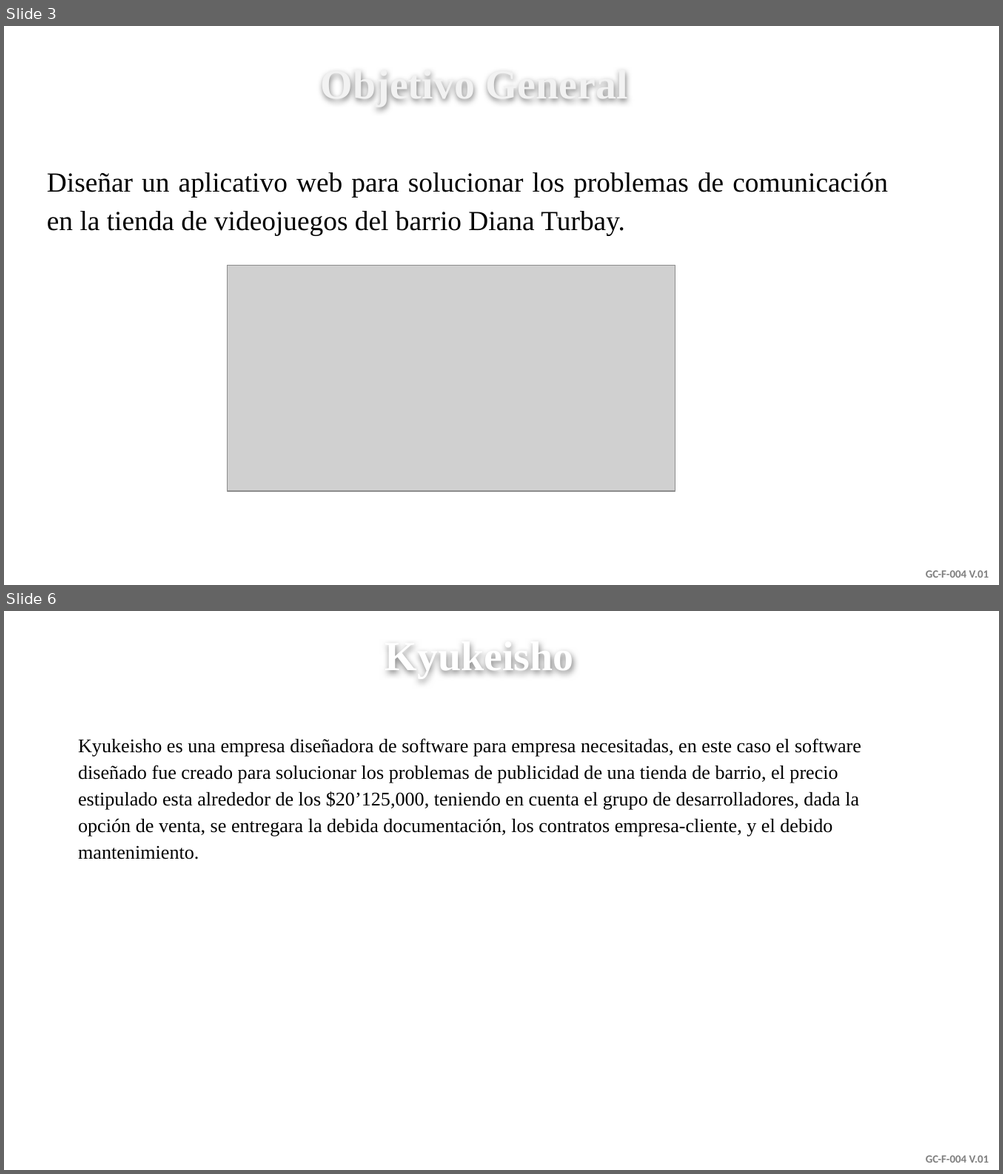
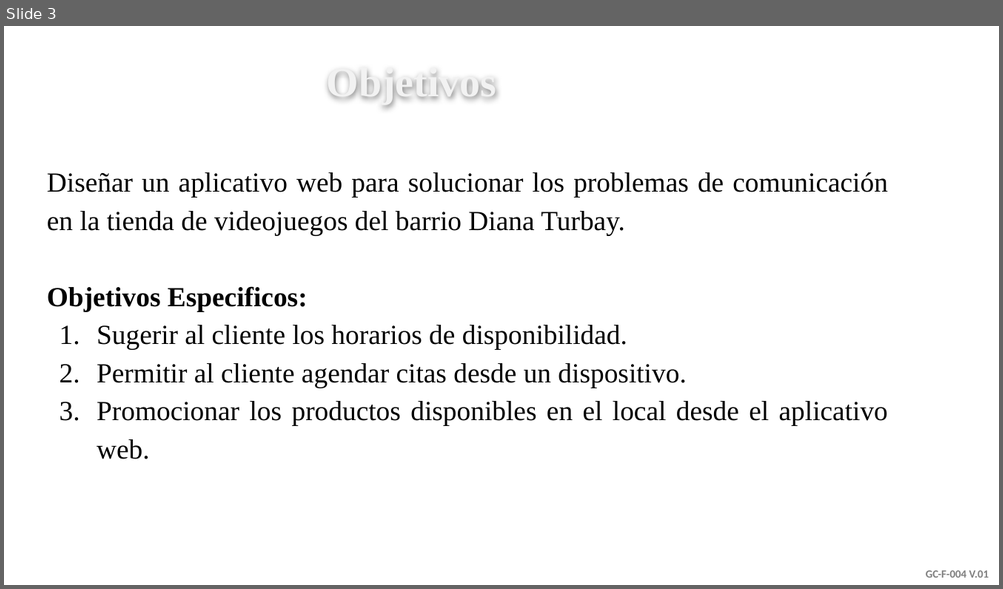
Before and after one commit to senaceet/Kyukeisho_New, a slide deck: Presentación_Proyecto.pptx. Shown one above the other, each under a label of ours: slides 3 and 6 before the commit, slide 3 after it; the slides between them are not shown. The pictures are 1003x1174 and 1003x589 pixels, drawn with LibreOffice and Linux fonts; fonts in the diff are those of the drawing; grey boxes stand for pictures; background and template pictures are left out. Boxes give left, top, right and bottom in pixels: in the first picture for what was removed or moved away, otherwise in the second. Text is boxed around its words. In the diff, an @@ line names an element or a change of style, - is before the commit and + after.

```diff
--- a/Presentación_Proyecto.pptx
+++ b/Presentación_Proyecto.pptx
@@ slide 6 removed at <box>4,611,999,1170</box>, background picture (left out); not listed: 1 template element that a slide beside it also shows @@
@@ text removed at <box>385,645,574,675</box> @@
-Kyukeisho
@@ text removed at <box>78,738,861,860</box> @@
-Kyukeisho es una empresa diseñadora de software para empresa necesitadas, en este caso el software diseñado fue creado para solucionar los problemas de publicidad de una tienda de barrio, el precio estipulado esta alrededor de los $20’125,000, teniendo en cuenta el grupo de desarrolladores, dada la opción de venta, se entregara la debida documentación, los contratos empresa-cliente, y el debido mantenimiento.
@@ slide 3 changed as well @@
@@ text at <box>327,73,497,104</box>: text changed @@
-Objetivo General
+Objetivos
@@ picture removed at <box>227,266,674,492</box> @@
@@ text at <box>47,286,888,460</box>: paragraphs added @@
+Objetivos Especificos:
+1. Sugerir al cliente los horarios de disponibilidad.
+2. Permitir al cliente agendar citas desde un dispositivo.
+3. Promocionar los productos disponibles en el local desde el aplicativo web.
```
Also in this commit, not shown: 2 other slides changed, 4 slides added, 2 other slides removed, 5 other files.
